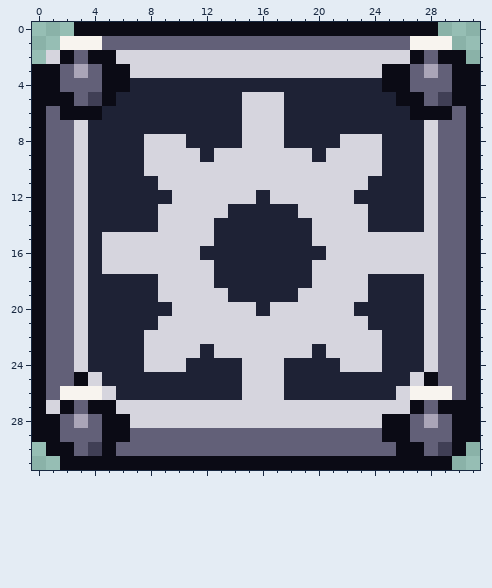
A pixel-art file gets an edit: ArtSource/MenuUI/native/Gear.aseprite. Above is the file before it was changed.
32x32 pixels, 1 frame. Colours within 5 levels of each other are drawn and written as one.
New version:
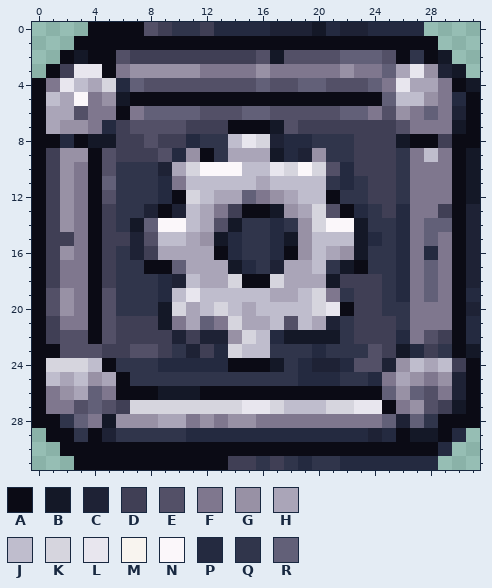
Palette (. is transparent): A #0b0b15  B #141827  C #1e2235  D #403f55  E #535067  F #7f778e  G #9891a5  H #aaa5b8  J #bfbdcd  K #d6d5de  L #e8e6ee  M #f8f4ef  N #fbf7fa  P #242a40  Q #30354b  R #626078
Diff:
Changed rows in their new state; - is an unchanged pixel.
first column x 0:
 0 ---.----EDQQDPPPPCCCBPCCPPPP.---
 1 --.AAAAAAAAAAAAAAAAAAAAAAAAAA.--
 2 -.-B--EDDDDDDDDDEBEEEERRREAQAB.-
 3 .-DLL-FGGGGGFFFFGFFFFFGFFRHLGCB.
 4 -FLJHKPREEEEEEEEREERREEERFLHHF-B
 5 -JHNFGBAAAAAAAAAAAAAAAAAARJJGFP-
 6 -HHEFFAFRRRREEERREEEEERRFEGFRFC-
 7 -HGGFPDEEEEDDDAAABEDDDDDDDEFFFB-
 8 -APABBDDEDDPQQJL-CPPQQQDDDBAADA-
 9 -DGGAEDDDEPGAQHHHBPCGQQDDDQFJFAB
10 -DGFAEQQQCH-NNNJJL-N-EPDDDQFFFAB
11 -DGFARQQQPFJJJJJHJJJJQPQDDQFFFAB
12 -DGFAEQQQPA-JHHRFGHJJAQQDDQFFFAB
13 -DGFADQQ-ACJHFDAABGH-EAPQDPFFDAC
14 -DGFADQBRNNJHEBQQPQG-NNBQQPFR-AC
15 -DDFADDCEJJHGBPQQPBGJJJBPQPFRFAC
16 -DGFADQCDHHHHAPQQPAGJHGBQQPFPFAC
17 -DFFADQQAARHHHBPQ-HHJQBAQQPFRFAC
18 -DFFADQQQPCJHHKAAKHHHBDDDQPFRFAC
19 -EGFAEQQQPJLJJJJJHHJ-FQDDQPFRFAP
20 -EGFAEQQQB-HJ-JHJJJJ-LADDQQFFFAC
21 -DFFAEDDDBFHRF-HHJEJHCQDDDQFFFAP
22 -DEEAEDDDDCDCCG-JPBBBBQDDDPFEDAP
23 -AEEEDDEEDQCDP-JJQQQPQQQEDBPDQAB
24 -KK-JAQQQPPPPPAAABQP--PEE-GJHJD-
25 -JHJGHAQQQQQQQQQQQQPPPQQPFHGFGC-
26 -FGHRFAAABBBAAAAAAAAAAAAARGREFC-
27 -FFERED--------LL-JJJ--LLAFGEDB-
28 --QRFBGGGHHFGFGGFFFFFFFFFRC-QA--
29 .-AQACQQQQQPPPPPPPPPPPPPCP-BBAP.
30 -.-AA-AAAAAAAAAAAAAAAAAAAA--AP.-
31 --.-----------DDQDQPQQPPPPPPP.--
Where, in picture pixels (left, top, right, bottom), the same in both pictures:
changed: (32, 22, 480, 470)
